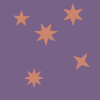
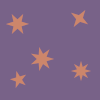
Two versions of the same layered image (100x100). Layer-by-layer changes:
painted on "Polygon 5" over (71, 10, 90, 70)
painted on "Polygon 4" over (31, 23, 58, 71)
painted on "Polygon 3" over (10, 10, 30, 88)
painted on "Polygon 2" over (24, 61, 91, 88)
painted on "Polygon 1" over (6, 3, 83, 34)
